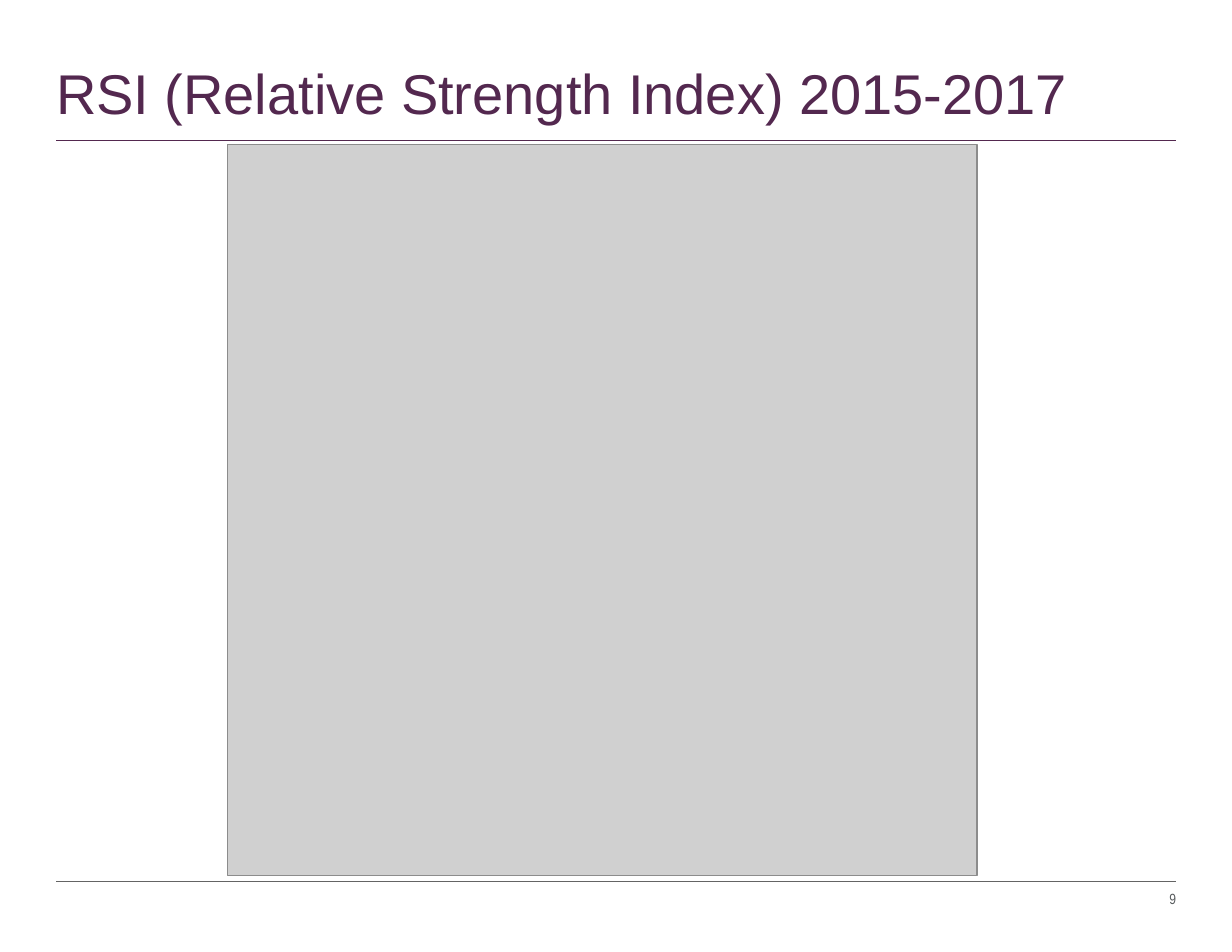
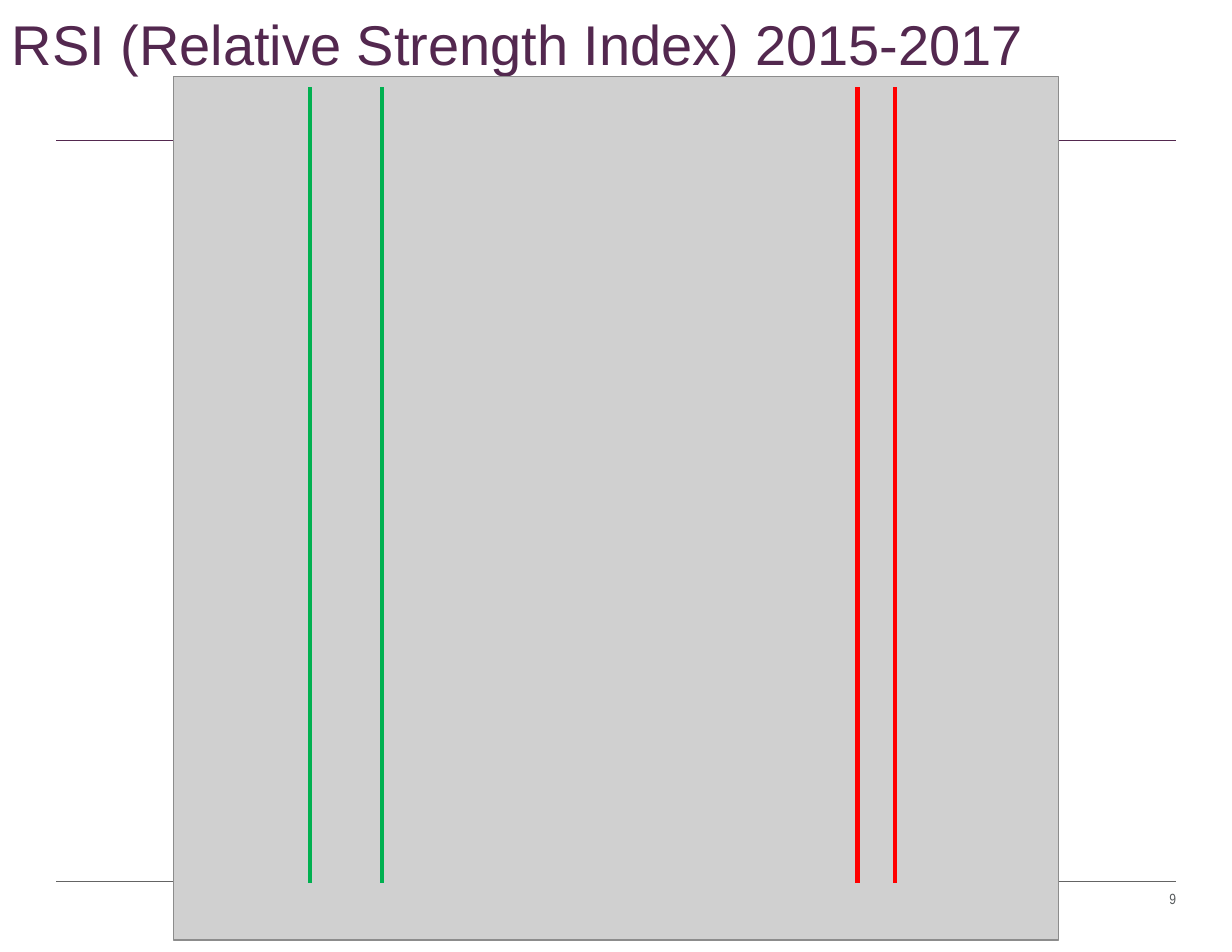
Before and after one commit to timothyyu/pr1-apple-stock-analysis, a slide deck: slide 9 of DataScience Project-One_Rutgers.pptx. Drawn at 1232x952 pixels with LibreOffice and Linux fonts; fonts in the diff are those of the drawing; grey boxes stand for pictures. Boxes give left, top, right and bottom in pixels: in the first picture for what was removed or moved away, otherwise in the second. Text is boxed around its words. In the diff, an @@ line names an element or a change of style, - is before the commit and + after.

```diff
--- a/DataScience Project-One_Rutgers.pptx
+++ b/DataScience Project-One_Rutgers.pptx
@@ title "RSI (Relative Strength Index) 2015-2017": place and size @@
-title "RSI (Relative Strength Index) 2015-2017" at (56,73,1067,124)
+title "RSI (Relative Strength Index) 2015-2017" at (12,24,1023,75)
@@ picture: place and size @@
-picture at (227,144,977,875)
+picture at (174,77,1058,941)
@@ line added from (310, 87) to (310, 883), #00B050 3 pt @@
@@ line added from (382, 87) to (382, 883), #00B050 3 pt @@
@@ line added from (858, 87) to (858, 883), #FF0000 3 pt @@
@@ line added from (895, 87) to (895, 883), #FF0000 3 pt @@
```
Also in this commit, not shown: 6 other slides changed, 1 other file.
